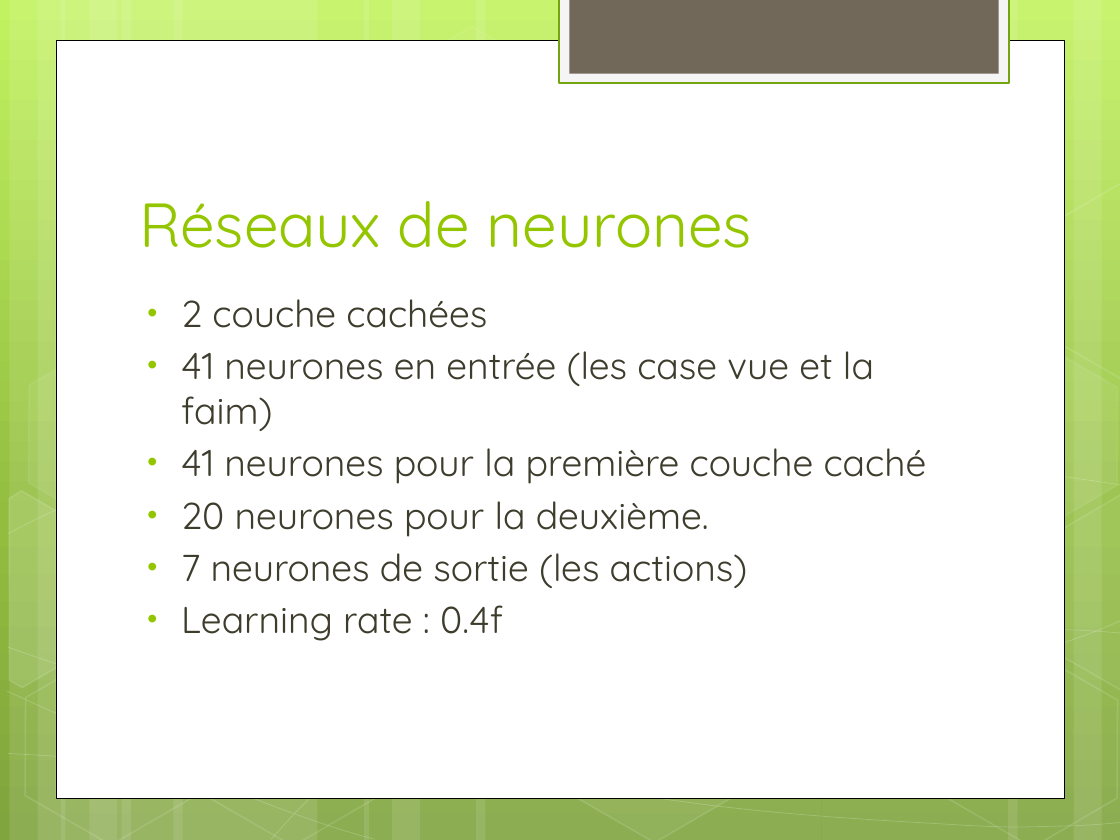
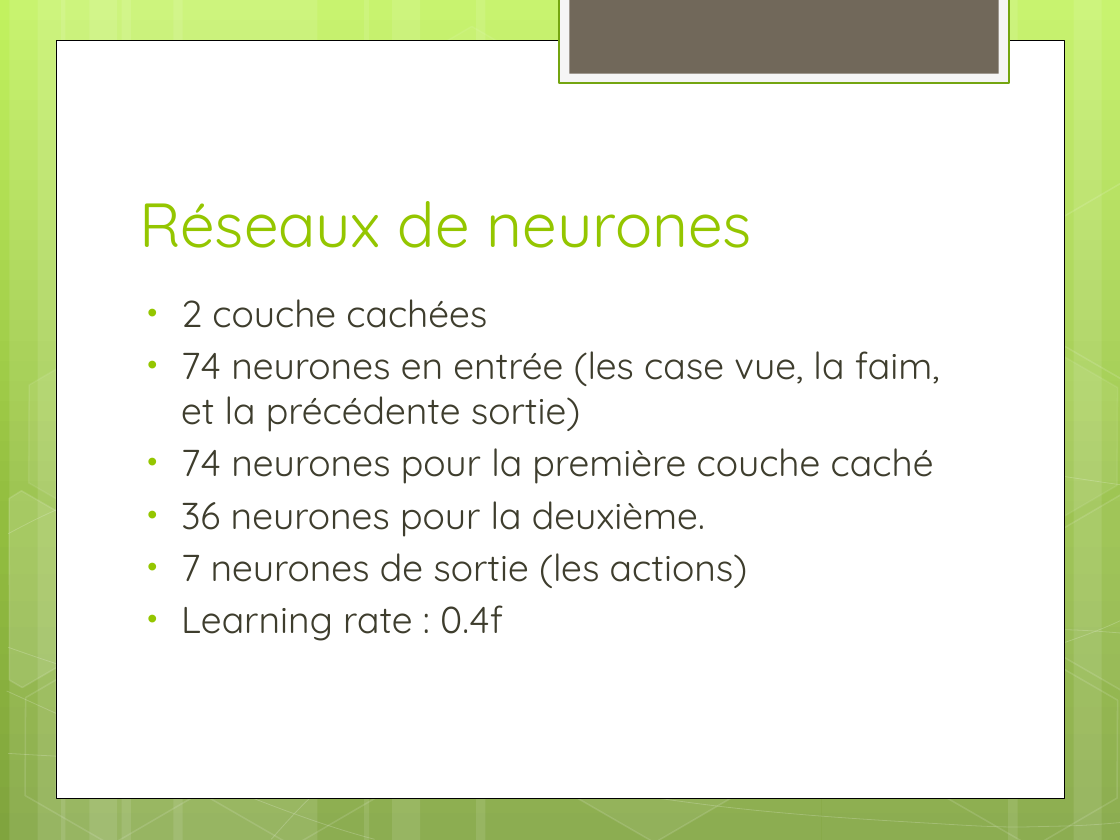
Before and after one commit to Surogate/ai-playground, a slide deck: slide 7 of Pattern Matcher.pptx. Drawn at 1120x840 pixels with LibreOffice and Linux fonts; fonts in the diff are those of the drawing. Boxes give left, top, right and bottom in pixels: in the first picture for what was removed or moved away, otherwise in the second. Text is boxed around its words. In the diff, an @@ line names an element or a change of style, - is before the commit and + after.

Commit message:
Okkkaaay, maintenant les mouton voient jusqu'a 5 case, On balance les callback dans le bon ordre au debut maj du ppt en consequence

```diff
--- a/Pattern Matcher.pptx
+++ b/Pattern Matcher.pptx
@@ text at <box>181,351,940,537</box>: text changed @@
-• 41 neurones en entrée (les case vue et la faim)
-• 41 neurones pour la première couche caché
-• 20 neurones pour la deuxième.
+• 74 neurones en entrée (les case vue, la faim, et la précédente sortie)
+• 74 neurones pour la première couche caché
+• 36 neurones pour la deuxième.
```
Also in this commit, not shown: 8 other files.
